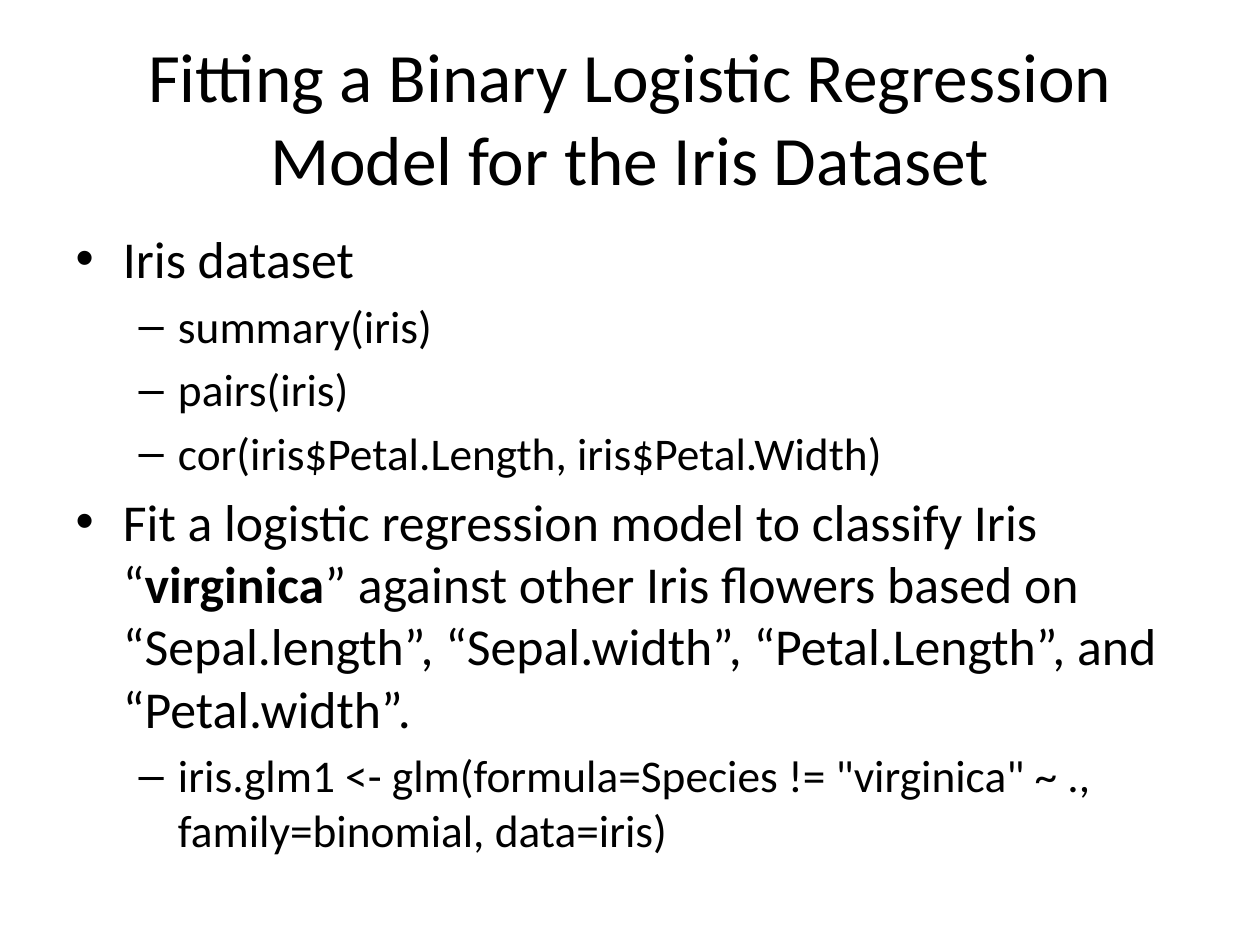
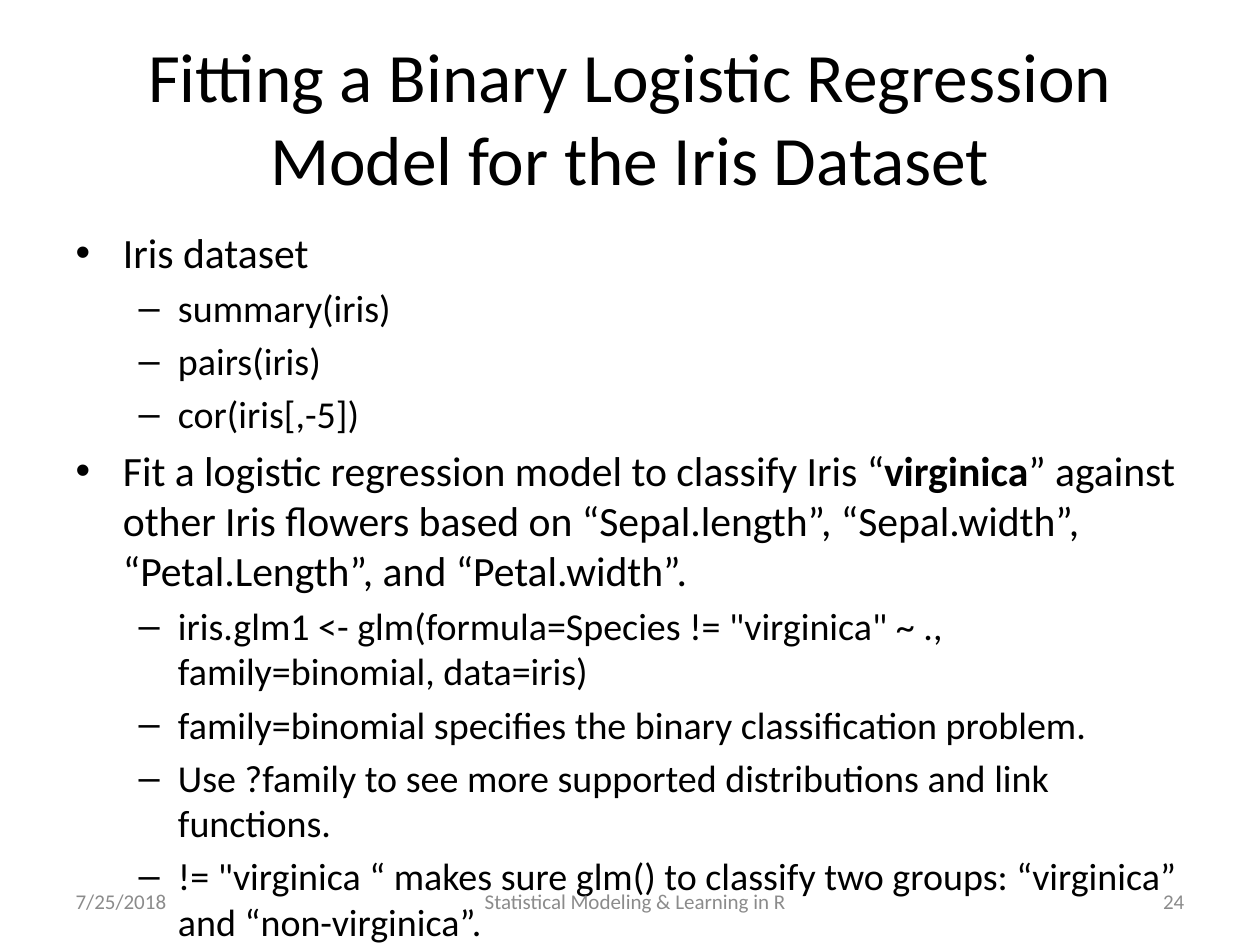
Before and after one commit to katherinesimeon/Statistical-Modeling-and-Learning-in-R, a slide deck: slide 24 of main.pptx (slide 21 before the commit). Drawn at 1260x945 pixels with LibreOffice and Linux fonts; fonts in the diff are those of the drawing. Boxes give left, top, right and bottom in pixels: in the first picture for what was removed or moved away, otherwise in the second. Text is boxed around its words. In the diff, an @@ line names an element or a change of style, - is before the commit and + after.

```diff
--- a/main.pptx
+++ b/main.pptx
@@ text at [123, 239, 1175, 691]: size 29.6 to 23.8 pt in "Iris dataset", "Fit a logistic regression model to classify ..."; size 25.9 to 21.7 pt in "summary(iris)", "pairs(iris)", "iris.glm1 <- glm(formula=Species != "virginica" ~ ., ..."; less space between paragraphs @@
@@ text at [178, 400, 359, 434]: text changed; size 25.9 to 21.7 pt @@
-  – cor(iris$Petal.Length, iris$Petal.Width)
+  – cor(iris[,-5])
@@ text at [178, 712, 1176, 943]: paragraphs added @@
+  – family=binomial specifies the binary classification problem.
+  – Use ?family to see more supported distributions and link functions.
+  – != "virginica “ makes sure glm() to classify two groups: “virginica” and “non-virginica”.
@@ text added at [76, 894, 167, 910], 12 pt, text #8C8C8C @@
+7/25/2018
@@ text added at [485, 891, 785, 913], 12 pt, text #8C8C8C @@
+Statistical Modeling & Learning in R
@@ page number added at [1163, 895, 1184, 909], 12 pt, text #8C8C8C @@
+24
```
Also in this commit, not shown: 66 other slides changed, 12 slides added, 1 other file.
